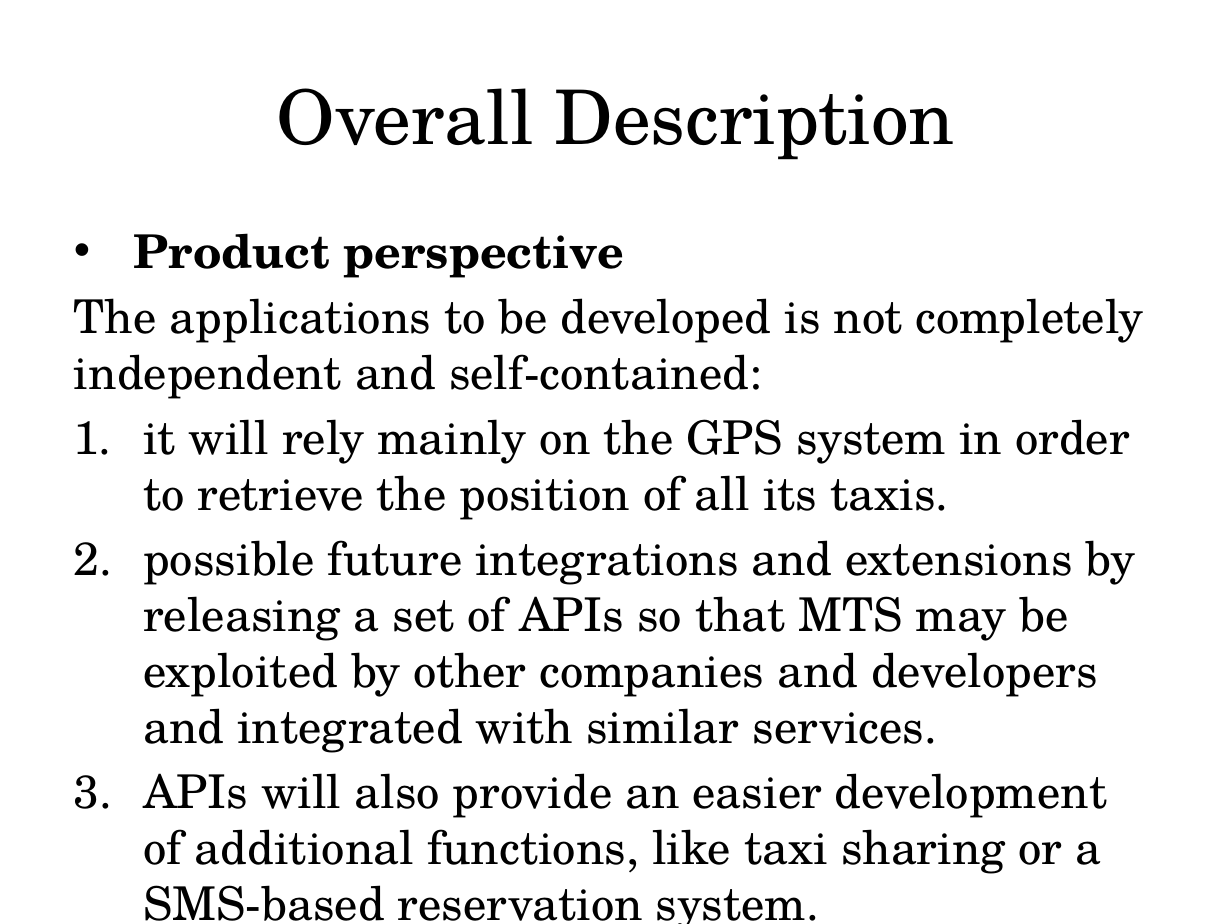
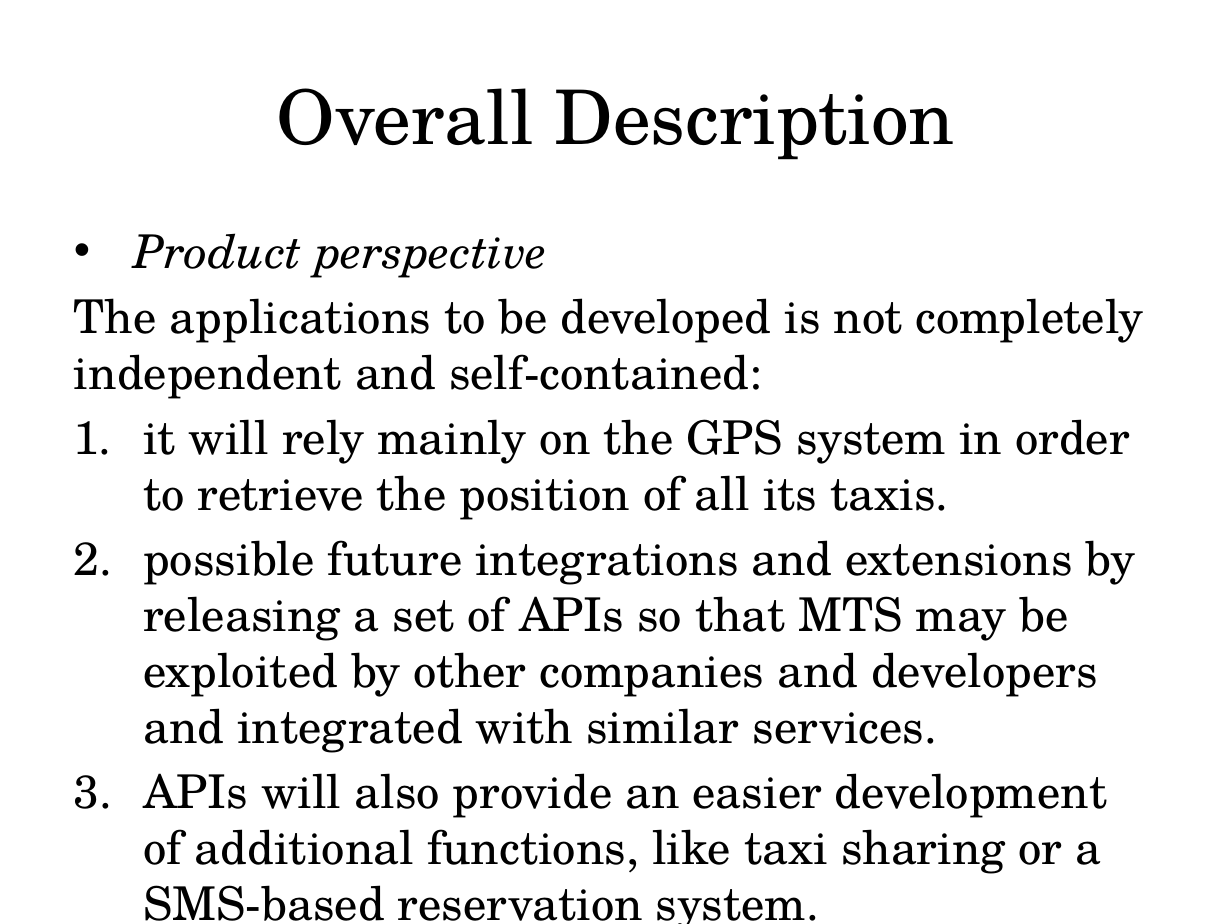
Before and after one commit to MarcoRomani/myTaxyService-SE2-PozziRomani, a slide deck: slide 13 of OtherStuff/Presentation/assumptions + definitions + overall description.pptx. Drawn at 1232x924 pixels with LibreOffice and Linux fonts; fonts in the diff are those of the drawing. Boxes give left, top, right and bottom in pixels: in the first picture for what was removed or moved away, otherwise in the second. Text is boxed around its words. In the diff, an @@ line names an element or a change of style, - is before the commit and + after.

```diff
--- a/OtherStuff/Presentation/assumptions + definitions + overall description.pptx
+++ b/OtherStuff/Presentation/assumptions + definitions + overall description.pptx
@@ text at [134,233,547,278]: bold off, italic on in "Product perspective" @@
```
Also in this commit, not shown: 7 other slides changed, 5 other files.
